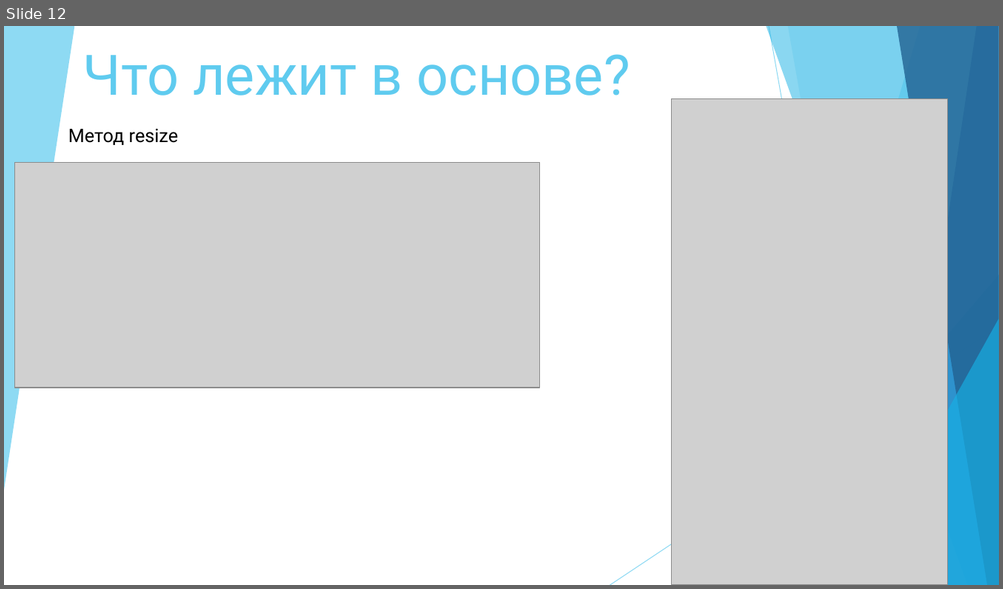
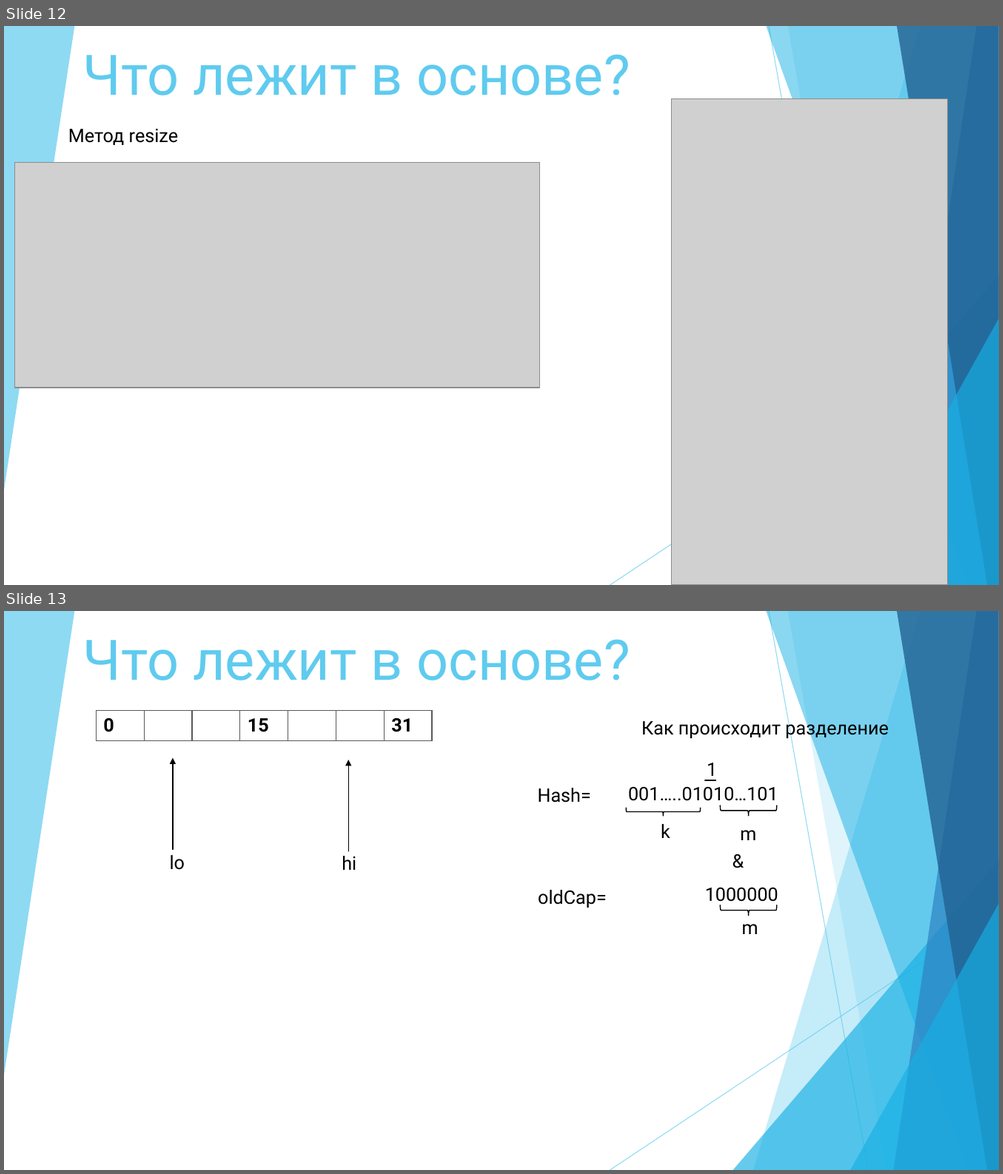
Before and after one commit to WoodyGray/Java-53, a slide deck: презентации/HashMap/Обзор на класс HashMap.pptx. Shown one above the other, each under a label of ours: slide 12 before the commit, slides 12 and 13 after it. The pictures are 1003x589 and 1003x1174 pixels, drawn with LibreOffice and Linux fonts; fonts in the diff are those of the drawing; grey boxes stand for pictures. Boxes give left, top, right and bottom in pixels: in the first picture for what was removed or moved away, otherwise in the second. Text is boxed around its words. In the diff, an @@ line names an element or a change of style, - is before the commit and + after.

```diff
--- a/презентации/HashMap/Обзор на класс HashMap.pptx
+++ b/презентации/HashMap/Обзор на класс HashMap.pptx
@@ slide 13 added at (4, 611, 999, 1170), background #FFFFFF; not listed: 10 template elements that a slide beside it also shows @@
@@ title added at (83, 639, 630, 681), 54 pt, text #5FCBEF @@
+Что лежит в основе?
@@ table added at (96, 711, 430, 741), 1 rows, 7 columns @@
+0 |  |  | 15 |  |  | 31
@@ text added at (641, 718, 888, 739), 18 pt, text #000000 @@
+Как происходит разделение
@@ arrow added from (173, 850) to (173, 758), #000000 1 pt @@
@@ arrow added from (349, 851) to (349, 760), #000000 1 pt @@
@@ text added at (706, 763, 717, 780), 18 pt, text #000000 @@
+1
@@ text added at (538, 788, 591, 803), 18 pt, text #000000 @@
+Hash=
@@ text added at (628, 787, 778, 801), 18 pt, text #000000 @@
+001…..01010…101
@@ line added from (705, 780) to (716, 780), #000000 1 pt @@
@@ right brace added at (626, 809, 700, 817), outline #000000 1 pt @@
@@ right brace added at (720, 806, 777, 816), outline #000000 1 pt @@
@@ text added at (660, 824, 670, 838), 18 pt, text #000000 @@
+k
@@ text added at (740, 830, 756, 840), 18 pt, text #000000 @@
+m
@@ text added at (575, 849, 751, 876), 18 pt, text #000000 @@
+&
@@ text added at (170, 855, 185, 870), 18 pt, text #000000 @@
+lo
@@ text added at (341, 856, 356, 870), 18 pt, text #000000 @@
+hi
@@ text added at (538, 890, 606, 908), 18 pt, text #000000 @@
+oldCap=
@@ text added at (705, 888, 778, 906), 18 pt, text #000000 @@
+1000000
@@ right brace added at (720, 906, 777, 916), outline #000000 1 pt @@
@@ text added at (742, 924, 758, 934), 18 pt, text #000000 @@
+m
```
Also in this commit, not shown: 1 slide changed, 2 other slides added, 2 other files.
